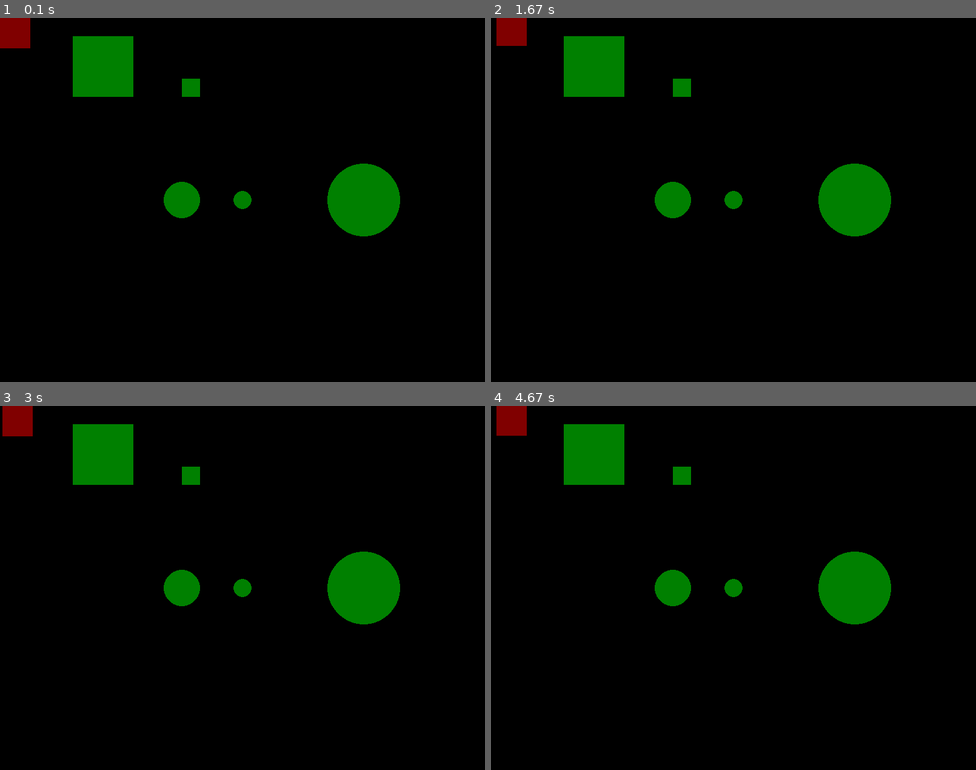
Above: before the commit, frames 1-4 (two rows, left to right).
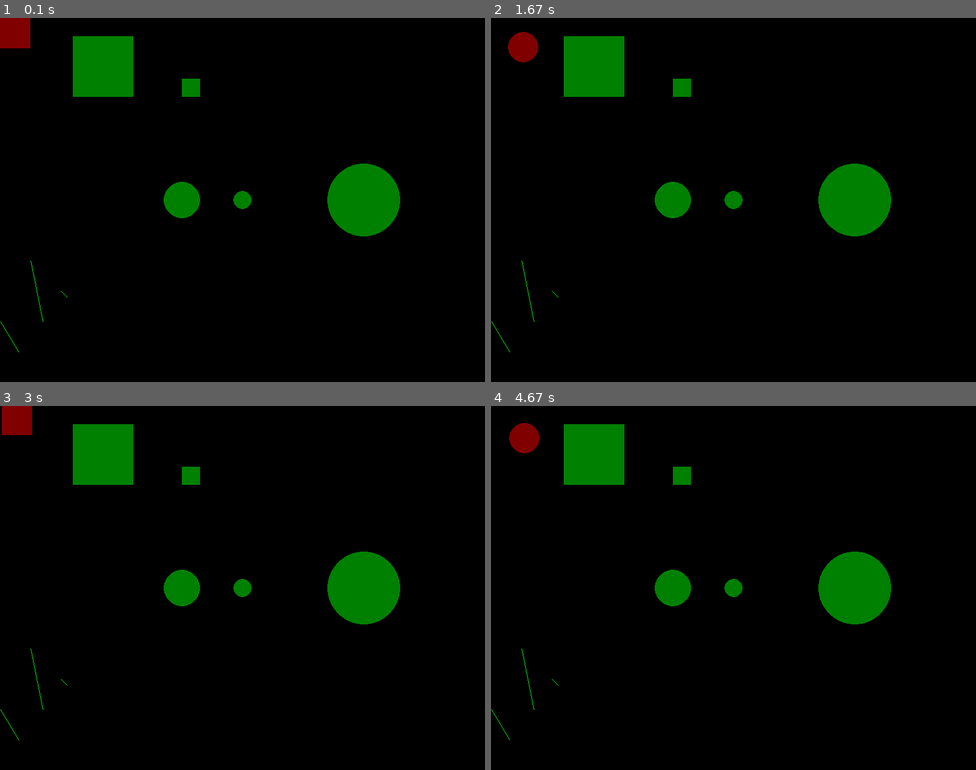
Above: after the commit, the same moments.

Repository: guluc3m/gul-jamon-game-dev-intro
Game: pygame game, started from src/collisions.py
Two runs of this game, one before a commit and one after it. Both use one fixed random seed, a clock stepped at 60 frames per second and the inputs below.
Inputs:
- Up to frame 1 (0.1 s): no input
- Up to frame 2 (1.67 s): tap Space at 0.33, 0.73, 1.03, 1.23, 1.57 s; hold Right 0.67-1.13 s; hold Up 1.17-1.47 s; hold Right from 1.5 s (still down)
- Up to frame 3 (3 s): tap Space at 1.87, 2.07, 2.37, 2.63, 2.97 s; release Right at 1.97 s; hold Left 2-2.53 s; hold Down 2.57-2.87 s; hold Left from 2.9 s (still down)
- Up to frame 4 (4.67 s): tap Space at 3.27, 3.4, 3.8, 4.1, 4.47 s; release Left at 3.3 s; hold Up 3.33-3.7 s; hold Right 3.73-4.37 s; hold Down from 4.4 s (still down)

The runs differ from the first frame. In frame 1, less than 0.1% of the frame differs, in the area x 0-14%, y 66-92%; in frame 2, 0.7%; in frame 3, 0.1%; in frame 4, 0.8%, in the area x 0-14%, y 0-92%.

Commit message:
Finished collisions

Diff:
--- a/lib/controller.py
+++ b/lib/controller.py
@@ -1,3 +1,4 @@
+from typing import Final
 from abc import ABCMeta, abstractmethod
 from enum import Enum
 
@@ -14,9 +15,9 @@
     X      = 9
     Y      = 10
 
-class Controller (metaclass = ABCMeta):
+class ControllerInterface (metaclass = ABCMeta):
     @abstractmethod
-    def poll (self) -> None:
+    def poll (self) -> list[int]:
         raise NotImplementedError
 
     @abstractmethod
@@ -24,20 +25,50 @@
         raise NotImplementedError
 
     @abstractmethod
-    def getButtonPressedFrames (self, button : ButtonKind) -> int:
-        raise NotImplementedError
-
-    @abstractmethod
     def getJoystick (self) -> tuple[float, float]:
         raise NotImplementedError
 
-    @property
-    @abstractmethod
-    def longPressedFrames (self) -> int:
-        raise NotImplementedError
+    @staticmethod
+    def emptyState () -> list[int]:
+        return [0 for _ in ButtonKind]
+
+class Controller:
+    def __init__ (self, internal : ControllerInterface, long : int = 2):
+        self.long : int = long
+        self.__internal : Final[ControllerInterface] = internal
+        self.__prev : list[int] = ControllerInterface.emptyState()
+        self.__curr : list[int] = ControllerInterface.emptyState()
+
+    def poll (self):
+        curr = self.__internal.poll()
+        self.__prev = self.__curr
+        for i in range(len(curr)):
+            curr[i] = 0 if curr[i] == 0 else self.__curr[i] + 1
+        self.__curr = curr
+
+    def shouldClose (self):
+        return self.__internal.shouldClose() or self.isPressed(ButtonKind.Quit)
+
+    def isPressed (self, button : ButtonKind) -> bool:
+        return self.__curr[button.value] != 0
+
+    def isShortPressed (self, button : ButtonKind) -> bool:
+        return self.__prev[button.value] == 0 and self.__curr[button.value] != 0
 
     def isLongPressed (self, button : ButtonKind) -> bool:
-        return self.getButtonPressedFrames(button) > self.longPressedFrames
+        return self.__curr[button.value] > self.long
 
-    def isPressed (self, button : ButtonKind) -> bool:
-        return self.getButtonPressedFrames(button) > 0
+    def getButtonFrames (self, button : ButtonKind) -> int:
+        return self.__curr[button.value]
+
+    def getJoystick (self) -> tuple[float, float]:
+        joystick = self.__internal.getJoystick()
+        up    : Final[int] = self.getButtonFrames(ButtonKind.Up)
+        down  : Final[int] = self.getButtonFrames(ButtonKind.Down)
+        left  : Final[int] = self.getButtonFrames(ButtonKind.Left)
+        right : Final[int] = self.getButtonFrames(ButtonKind.Right)
+        def value (item : int) -> float:
+            return min(item, self.long) / self.long
+        h : Final[float] = value(right) - value(left)
+        v : Final[float] = value(down) - value(up)
+        return (h + joystick[0], v + joystick[1])
--- a/lib/hitbox.py
+++ b/lib/hitbox.py
@@ -2,29 +2,124 @@
 from typing import List, NoReturn, TypeAlias, Final, Self
 
 type HitboxVisitor = HitboxVisitor
+type Point = tuple[float, float]
+type Vector = tuple[float, float]
 
 class Hitbox (metaclass = ABCMeta):
     @abstractmethod
     def accept (self, visitor : HitboxVisitor) -> NoReturn:
         raise NotImplementedError
-
     @abstractmethod
     def collide (self, hitbox : Self) -> NoReturn:
         raise NotImplementedError
-
     @abstractmethod
     def move (self, dx : float, dy : float) -> NoReturn:
         raise NotImplementedError
-
     @property
     @abstractmethod
     def x (self) -> float:
         raise NotImplementedError
-
     @property
     @abstractmethod
     def y (self) -> float:
         raise NotImplementedError
+
+class SegmentHitbox (Hitbox):
+    def __init__ (self, x0 : float, y0 : float, x1 : float, y1 : float):
+        self.__x0 : float = min(x0, x1)
+        self.__y0 : float = y0
+        self.__x1 : float = max(x0, x1)
+        self.__y1 : float = y1
+
+    def accept (self, visitor : HitboxVisitor) -> object:
+        return visitor.acceptSegmentHitbox(self)
+
+    def collide (self, hitbox : Hitbox) -> bool:
+        return True
+
+    def move (self, dx : float, dy : float) -> None:
+        self.__x0 += dx
+        self.__y0 += dy
+        self.__x1 += dx
+        self.__y1 += dx
+
+    def __ccw(self, a : Point, b : Point, c : Point) -> bool:
+        return (c[1] - a[1]) * (b[0] - a[0]) > (b[1] - a[1]) * (c[0] - a[0])
+
+    def __intersect(self, a : Point, b : Point, c : Point, d : Point) -> bool:
+        return (self.__ccw(a,c,d) != self.__ccw(b,c,d) and
+                self.__ccw(a,b,c) != self.__ccw(a,b,d))
+
+    def intersects (self, left : Point, right : Point) -> bool:
+        # https://bryceboe.com/2006/10/23/line-segment-intersection-algorithm/
+        return self.__intersect((self.__x0, self.__y0), (self.__x1, self.__y1),
+                                left, right)
+
+    @property
+    def x (self) -> float: return self.__x0
+    @property
+    def y (self) -> float: return self.__y0
+    @property
+    def x0 (self) -> float: return self.__x0
+    @property
+    def y0 (self) -> float: return self.__y0
+    @property
+    def x1 (self) -> float: return self.__x1
+    @property
+    def y1 (self) -> float: return self.__y1
+
+class CircleHitbox (Hitbox):
+    def __init__ (self, cx : float, cy : float, r : float):
+        self.__cx : float = cx
+        self.__cy : float = cy
+        self.r    : float = r
+    def accept (self, visitor : HitboxVisitor) -> object:
+        return visitor.acceptCircleHitbox(self)
+    def move (self, dx : float, dy : float) -> None:
+        self.__cx += dx
+        self.__cy += dy
+    def collide (self, hitbox : Hitbox) -> bool:
+        visitor = _CircleHitboxCollideVisitor(self)
+        return hitbox.accept(visitor)
+    def collideCircle (self, other : Self) -> bool:
+        return ((other.cx - self.cx) ** 2 + (other.cy - self.cy) ** 2
+                < (other.r + self.r) ** 2)
+    def collideSegment (self, item : SegmentHitbox) -> bool:
+        # https://stackoverflow.com/questions/1073336/circle-line-segment-collision-detection-algorithm
+        def dot (a : Vector, b : Vector) -> float:
+            return a[0] * b[0] + a[1] * b[1]
+
+        E : Final[Point] = (item.x0, item.y0)
+        L : Final[Point] = (item.x1, item.y1)
+        C : Final[Point] = (self.cx, self.cy)
+        r : Final[float] = self.r
+        if (self.contains(E) or self.contains(L)):
+            return True
+        d : Final[Vector] = (L[0] - E[0], L[1] - E[1])
+        f : Final[Vector] = (E[0] - C[0], E[1] - C[1])
+        a : Final[float]  = dot(d, d)
+        b : Final[float]  = 2 * dot(f, d)
+        c : Final[float]  = dot(f, f) - r * r
+
+        discriminant : float = b * b - 4 * a * c
+        if (discriminant < 0):
+            return False
+        discriminant **= 0.5
+        t1 : Final[float] = (-b - discriminant) / (2 * a)
+        t2 : Final[float] = (-b + discriminant) / (2 * a)
+        return 0 <= t1 <= 1 or 0 <= t2 <= 1
+
+    @property
+    def x (self) -> float: return self.__cx - self.r
+    @property
+    def y (self) -> float: return self.__cy - self.r
+    @property
+    def cx (self) -> float: return self.__cx
+    @property
+    def cy (self) -> float: return self.__cy
+    def contains(self, point : Point) -> bool:
+        return (point[0] - self.cx) ** 2 + (point[1] - self.cy) ** 2 < self.r ** 2
+
 
 class RectHitbox (Hitbox):
     def __init__ (self, x : float, y : float, w : float, h : float):
@@ -52,51 +147,39 @@
     def y (self) -> float:
         return self.__y
 
-class CircleHitbox (Hitbox):
-    def __init__ (self, cx : float, cy : float, r : float):
-        self.__cx : float = cx
-        self.__cy : float = cy
-        self.r    : float = r
-
-    def accept (self, visitor : HitboxVisitor) -> object:
-        return visitor.acceptCircleHitbox(self)
-
-    def move (self, dx : float, dy : float) -> None:
-        self.__cx += dx
-        self.__cy += dy
-
-    def collide (self, hitbox : Hitbox) -> bool:
-        visitor = _CircleHitboxCollideVisitor(self)
-        return hitbox.accept(visitor)
-
-    @property
-    def x (self) -> float:
-        return self.__cx - self.r
-
-    @property
-    def y (self) -> float:
-        return self.__cy - self.r
-
-    @property
-    def cx (self) -> float:
-        return self.__cx
-
-    @property
-    def cy (self) -> float:
-        return self.__cy
-
-class ComplexHitbox (Hitbox):
-    def __init__ (self, x : float, y : float, *args : List[Hitbox]):
-        self.__x     : float        = x
-        self.__y     : float        = y
-        self.__items : List[Hitbox] = args
-
-    @property
-    def items (self) -> List[Hitbox]:
-        return self.__items
-
-    def accept (self, visitor : HitboxVisitor) -> object:
-        return visitor.acceptComplexHitbox(self)
+    def contains(self, point : Point) -> bool:
+        return (self.__x <= point[0] <= self.__x + self.w and
+                self.__y <= point[1] <= self.__y + self.h)
+
+    def collideRect (self, other : Self) -> bool:
+        return (self.x <= other.x + other.w and self.x + self.w >= other.x
+                and self.y <= other.y + other.h and self.y + self.h >= other.y)
+
+    def collideSegment (self, item : SegmentHitbox) -> bool:
+        sides = [(0, 0), (0, 1), (1, 1), (1, 0), (0, 0)]
+        if (self.contains((item.x0, item.y0)) or
+            self.contains((item.x1, item.y1))):
+            return True
+        def point (pos):
+            return (self.x + self.w * pos[0], self.y + self.h * pos[1])
+        for i in range(4):
+            if item.intersects(point(sides[i]), point(sides[i+1])):
+                return True
+        return False
+
+    def collideCircle (self, item : CircleHitbox) -> bool:
+        # https://stackoverflow.com/questions/401847/circle-rectangle-collision-detection-intersection
+        sides = [(0, 0), (0, 1), (1, 1), (1, 0), (0, 0)]
+        def point (pos):
+            return (self.x + self.w * pos[0], self.y + self.h * pos[1])
+        if (self.x <= item.cx <= self.x + self.w and
+            self.y <= item.cy <= self.y + self.h):
+            return True
+        for i in range(4):
+            if item.collideSegment(SegmentHitbox(*point(sides[i]),
+                                                 *point(sides[i+1]))):
+                return True
+        return False
 
 class AABBHitbox (Hitbox):
     def __init__ (self, *args : List[Hitbox]):
@@ -105,55 +188,54 @@
     def accept (self, visitor : HitboxVisitor) -> object:
         return visitor.acceptAABBHitbox(self)
 
-class SegmentHitbox (Hitbox):
-    def __init__ (self, x0 : float, y0 : float, x1 : float, y1 : float):
-        self.x0 : float = min(x0, x1)
-        self.y0 : float = y0
-        self.x1 : float = max(x0, x1)
-        self.y1 : float = y1
+# Visitors
 
 class HitboxVisitor (metaclass = ABCMeta):
     @abstractmethod
     def acceptRectHitbox (self, item : RectHitbox) -> NoReturn:
         raise NotImplementedError
-
     @abstractmethod
     def acceptCircleHitbox (self, item : CircleHitbox) -> NoReturn:
         raise NotImplementedError
-
-    @abstractmethod
-    def acceptComplexHitbox (self, item : ComplexHitbox) -> NoReturn:
-        raise NotImplementedError
-
     @abstractmethod
     def acceptAABBHitbox (self, item : AABBHitbox) -> NoReturn:
+        raise NotImplementedError
+    @abstractmethod
+    def acceptSegmentHitbox (self, item : SegmentHitbox) -> NoReturn:
         raise NotImplementedError
 
 class _RectHitboxCollideVisitor (HitboxVisitor):
     def __init__ (self, hitbox : RectHitbox):
         self.__hitbox : Final[RectHitbox] = hitbox
     def acceptRectHitbox (self, item : RectHitbox) -> bool:
-        return (self.__hitbox.x <= item.x + item.w
-                and self.__hitbox.x + self.__hitbox.w >= item.x
-                and self.__hitbox.y <= item.y + item.h
-                and self.__hitbox.y + self.__hitbox.h >= item.y)
+        return self.__hitbox.collideRect(item)
+    def acceptCircleHitbox (self, item : CircleHitbox) -> bool:
+        return self.__hitbox.collideCircle(item)
+    def acceptSegmentHitbox (self, item : SegmentHitbox) -> NoReturn:
+        return self.__hitbox.collideSegment(item)
     def acceptAABBHitbox (self, item : AABBHitbox) -> bool:
         return item.collide(self.__hitbox)
-    def acceptComplexHitbox (self, item : AABBHitbox) -> bool:
-        return item.collide(self.__hitbox)
-    def acceptCircleHitbox (self, item : AABBHitbox) -> bool:
-        if (self.__hitbox.x <= item.cx <= self.__hitbox.x + self.__hitbox.w and
-            self.__hitbox.y <= item.cy <= self.__hitbox.y + self.__hitbox.h):
-            return True
 
 class _CircleHitboxCollideVisitor (HitboxVisitor):
     def __init__ (self, hitbox : CircleHitbox):
         self.__hitbox : Final[CircleHitbox] = hitbox
     def acceptRectHitbox (self, item : RectHitbox) -> bool:
-        raise NotImplementedError
+        return item.collideCircle(self.__hitbox)
+    def acceptCircleHitbox (self, item : CircleHitbox) -> bool:
+        return self.__hitbox.collideCircle(item)
+    def acceptSegmentHitbox (self, item : SegmentHitbox) -> NoReturn:
+        return self.__hitbox.collideSegment(item)
     def acceptAABBHitbox (self, item : AABBHitbox) -> bool:
         return item.collide(self.__hitbox)
-    def acceptComplexHitbox (self, item : AABBHitbox) -> bool:
+
+class _SegmentHitboxCollideVisitor (HitboxVisitor):
+    def __init__ (self, hitbox : SegmentHitbox):
+        self.__hitbox : Final[SegmentHitbox] = hitbox
+    def acceptRectHitbox (self, item : RectHitbox) -> bool:
+        return item.collideSegment(self.__hitbox)
+    def acceptCircleHitbox (self, item : CircleHitbox) -> bool:
+        return item.collideSegment(self.__hitbox)
+    def acceptSegmentHitbox (self, item : SegmentHitbox) -> NoReturn:
+        return self.__hitbox.intersects((item.x0, item.y0), (item.x1, item.y1))
+    def acceptAABBHitbox (self, item : AABBHitbox) -> bool:
         return item.collide(self.__hitbox)
-    def acceptCircleHitbox (self, item : AABBHitbox) -> bool:
-        raise NotImplementedError
--- a/lib/pygame_controller.py
+++ b/lib/pygame_controller.py
@@ -1,4 +1,4 @@
-from controller import Controller, ButtonKind
+from controller import ControllerInterface, ButtonKind, Controller
 from typing import Final, Dict, List
 import pygame.locals
 
@@ -18,23 +18,17 @@
     ButtonKind.Y      : [pygame.locals.K_c]
 }
 
-class PygameController (Controller):
-    def __init__ (self, keymap : PygameKeyMap = default_keymap, long : int = 2):
+class PygameControllerInterface (ControllerInterface):
+    def __init__ (self, keymap : PygameKeyMap):
         self.__keymap : Final[PygameKeyMap] = keymap
         self.__revmap : Final[Dict[PygameKeyType, ButtonKind]] = {
             key : button for (button, keys) in self.__keymap.items()
                          for key in keys}
-        self.__long   : Final[int] = long
+        self.__state  : list[int] = PygameControllerInterface.emptyState()
         self.__close  : bool = False
-        self.__state  : List[int] = [0 for _ in ButtonKind]
 
-    def poll (self) -> None:
+    def poll (self) -> list[int]:
         self.__close = False
-
-        for i in range(len(self.__state)):
-            if self.__state[i] != 0:
-                self.__state[i] += 1
-
         for event in pygame.event.get():
             if event.type == pygame.QUIT:
                 self.__close = True
@@ -44,24 +38,13 @@
             elif event.type == pygame.KEYUP:
                 if event.key in self.__revmap:
                     self.__state[self.__revmap[event.key].value] = 0
+        return [x for x in self.__state]
 
     def shouldClose (self) -> bool:
-        return self.__close or self.isPressed(ButtonKind.Quit)
-
-    def getButtonPressedFrames (self, button : ButtonKind) -> int:
-        return self.__state[button.value]
+        return self.__close
 
     def getJoystick (self) -> tuple[float, float]:
-        up    : Final[int] = self.getButtonPressedFrames(ButtonKind.Up)
-        left  : Final[int] = self.getButtonPressedFrames(ButtonKind.Left)
-        right : Final[int] = self.getButtonPressedFrames(ButtonKind.Right)
-        down  : Final[int] = self.getButtonPressedFrames(ButtonKind.Down)
-        def value(item : int) -> float:
-            return min(item, self.__long) / self.__long
-        h : Final[float] = value(right) - value(left)
-        v : Final[float] = value(down) - value(up)
-        return (h, v)
+        return (0, 0)
 
-    @property
-    def longPressedFrames (self) -> int:
-        return self.__long
+def PygameController (keymap : PygameKeyMap = default_keymap, long : int = 2):
+    return Controller(PygameControllerInterface(default_keymap), long)
--- /dev/null
+++ b/src/bullet_hell.py
@@ -0,0 +1,2 @@
+if __name__ == "__main__":
+    main()
--- a/src/collisions.py
+++ b/src/collisions.py
@@ -3,6 +3,7 @@
 root = os.path.dirname(os.path.dirname(os.path.realpath(sys.argv[0])))
 sys.path.append(os.path.join(root, "lib"))
 import hitbox
+from controller import ButtonKind
 from pygame_controller import PygameController
 
 class DrawHitboxVisitor (hitbox.HitboxVisitor):
@@ -15,10 +16,12 @@
     def acceptCircleHitbox (self, item : hitbox.CircleHitbox):
         pygame.draw.circle(self.__surface, self.__colour,
                           (item.cx, item.cy), item.r)
-    def acceptComplexHitbox (self, item : hitbox.ComplexHitbox):
-        pass
     def acceptAABBHitbox (self, item : hitbox.AABBHitbox):
         pass
+    def acceptSegmentHitbox (self, item : hitbox.SegmentHitbox):
+        pygame.draw.line(self.__surface, self.__colour,
+                         (item.x0, item.y0), (item.x1, item.y1),
+                         width = 2)
 
 def drawHitbox (item : hitbox.Hitbox, surface : pygame.Surface, colour : pygame.Color):
     visitor = DrawHitboxVisitor(surface, colour)
@@ -31,13 +34,21 @@
         self.fps = fps
         pygame.display.set_caption("Pygame Example -- Collisions")
         self.controller : Final[PygameController] = PygameController()
-        self.main = hitbox.RectHitbox(0, 0, 50, 50)
+        self.__mains = [
+                hitbox.RectHitbox(0, 0, 50, 50),
+                hitbox.CircleHitbox(50, 50, 25),
+        ]
+        self.__main_i = 0
+        self.main = self.__mains[0]
         self.shapes = [
                 hitbox.RectHitbox(300, 100, 30, 30),
                 hitbox.RectHitbox(120, 30, 100, 100),
                 hitbox.CircleHitbox(300, 300, 30),
                 hitbox.CircleHitbox(400, 300, 15),
                 hitbox.CircleHitbox(600, 300, 60),
+                hitbox.SegmentHitbox(0, 500, 30, 550),
+                hitbox.SegmentHitbox(50, 400, 70, 500),
+                hitbox.SegmentHitbox(100, 450, 110, 460),
         ]
 
     def run(self):
@@ -60,6 +71,10 @@
         y *= v
         self.main.move(x, y)
 
+        if self.controller.isShortPressed(ButtonKind.A):
+            self.__main_i = (self.__main_i + 1) % len(self.__mains)
+            self.main = self.__mains[self.__main_i]
+
     def draw (self):
         main_free = pygame.Color(128, 0, 0)
         main_coll = pygame.Color(255, 0, 0)
